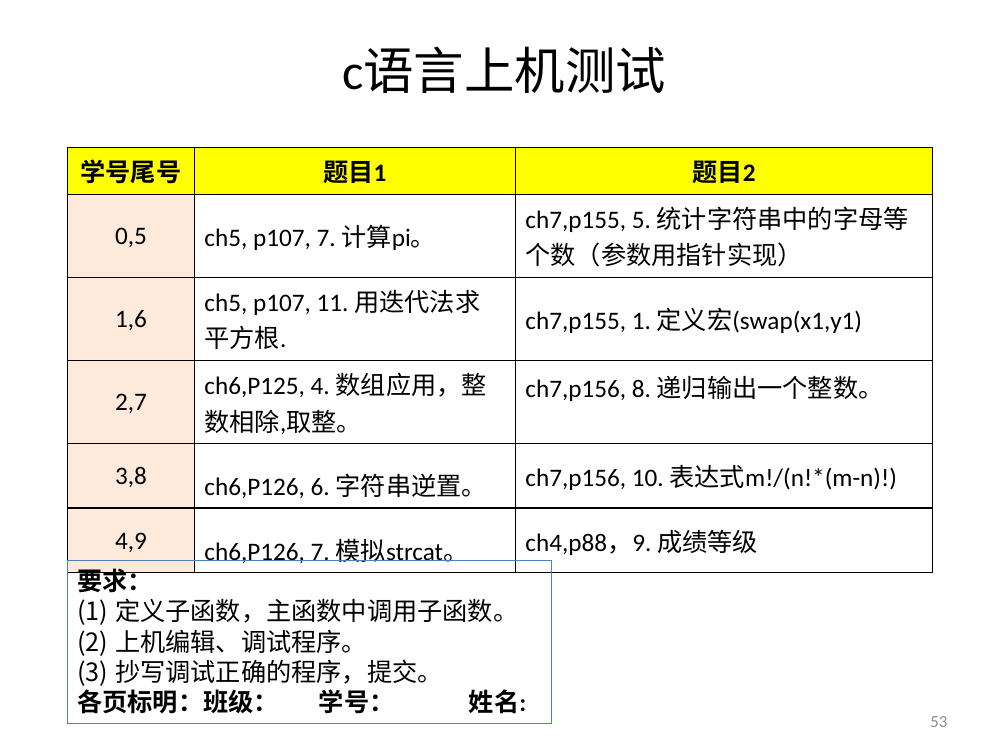
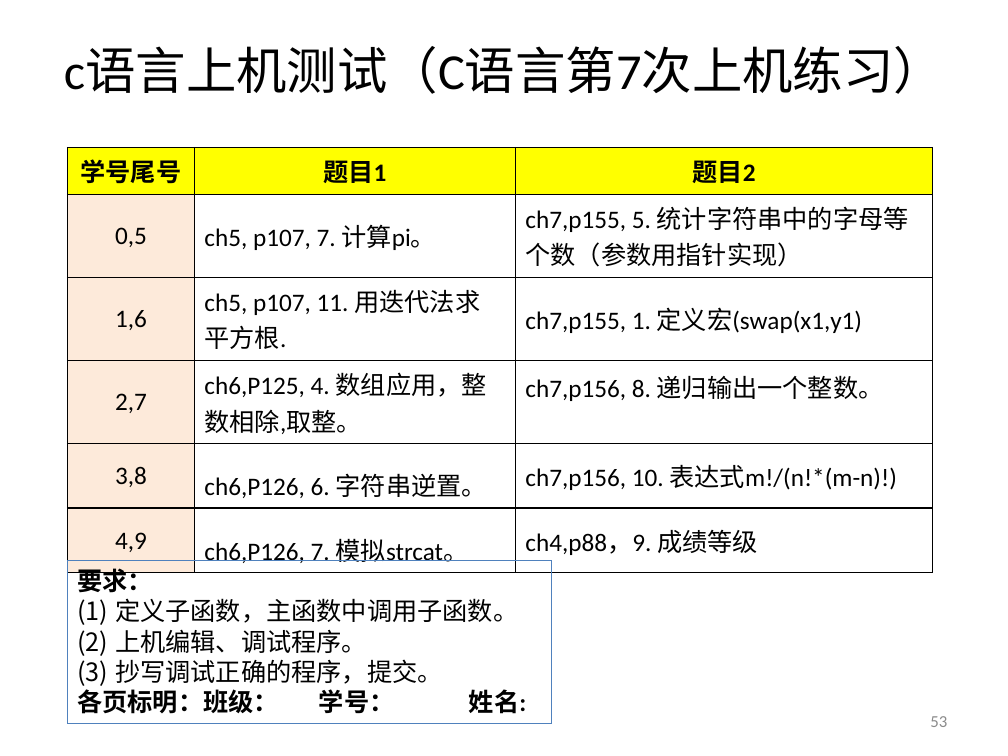
Before and after one commit to jtrfid/C-Repositories, a slide deck: slide 53 of 2016/上机安排.pptx. Drawn at 1008x756 pixels with LibreOffice and Linux fonts; fonts in the diff are those of the drawing. Boxes give left, top, right and bottom in pixels: in the first picture for what was removed or moved away, otherwise in the second. Text is boxed around its words. In the diff, an @@ line names an element or a change of style, - is before the commit and + after.

```diff
--- a/2016/上机安排.pptx
+++ b/2016/上机安排.pptx
@@ title at box(64, 47, 944, 94): text changed @@
-c语言上机测试
+c语言上机测试（C语言第7次上机练习）
```
Also in this commit, not shown: 9 slides added, 4 other files.
